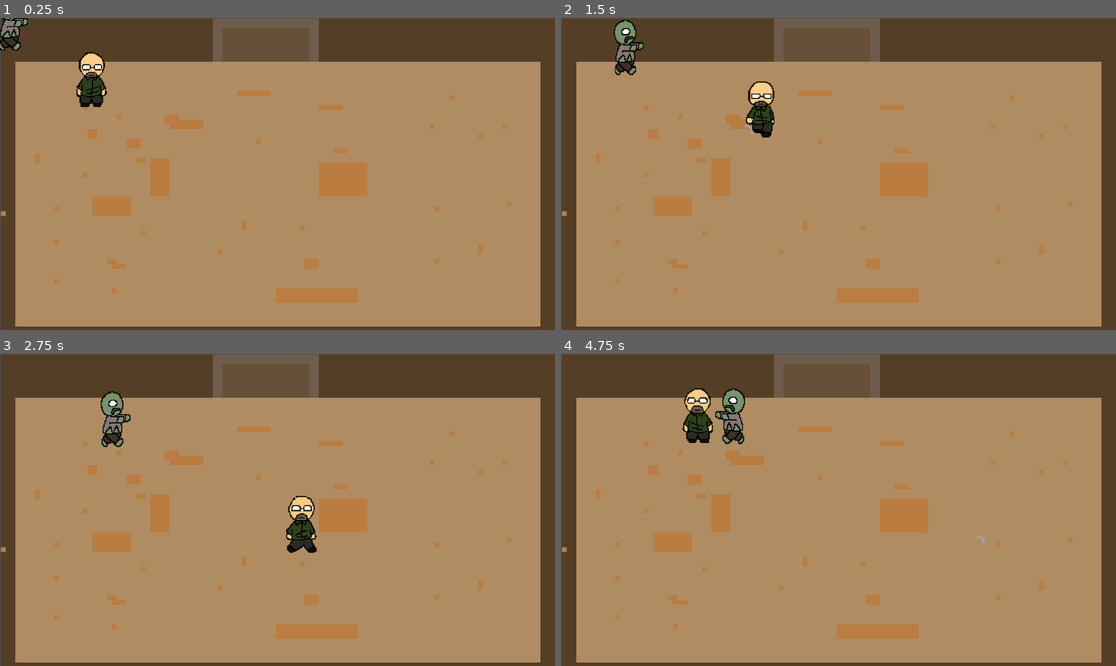
Above: before the commit, frames 1-4 (two rows, left to right).
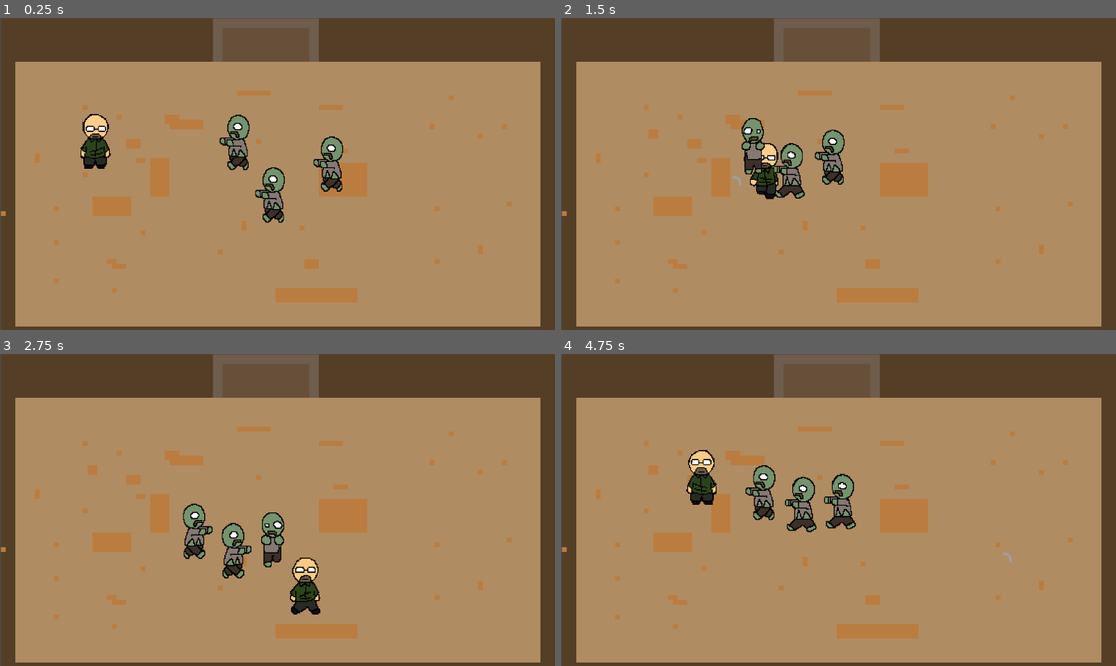
Above: after the commit, the same moments.

Repository: bcorrigall/ratknight
Game: Godot game, scene res://main.tscn
Same seed, same stepped clock (60 frames per second), same inputs: the game is played once before the commit and once after it.
Inputs (mouse positions are in pixels of both pictures, inside the frame that each line leads up to):
- Up to frame 1 (0.25 s): no input
- Up to frame 2 (1.5 s): move the mouse to (960, 158) at 0.52 s; hold Right (move_right) 0.53-1.28 s; hold Shift (dash, bound only after the commit) 0.53-1.28 s; move the mouse to (727, 189) at 1.27 s; hold S (move_down) from 1.28 s (still down); click (727, 189) at 1.35 s
- Up to frame 3 (2.75 s): tap Shift (dash, bound only after the commit) at 1.55 s; move the mouse to (333, 441) at 2.02 s; release S (move_down) at 2.03 s; hold Right (move_right) from 2.03 s (still down); hold Shift (dash, bound only after the commit) from 2.03 s (still down)
- Up to frame 4 (4.75 s): move the mouse to (810, 572) at 2.77 s; release Right (move_right) at 2.78 s; release Shift (dash, bound only after the commit) at 2.78 s; hold Up (move_up) 2.78-3.53 s; tap Shift (dash, bound only after the commit) at 2.85, 3.8, 4.35 s; move the mouse to (1005, 556) at 3.52 s; press the mouse at (1005, 556) at 3.53 s; hold A (move_left) from 3.53 s (still down); move the mouse to (672, 463) at 4.27 s; release the mouse at (672, 463) at 4.28 s

The runs differ from the first frame. In frame 1, 3.7% of the frame differs, in the area x 0-62%, y 0-66%; in frame 2, 3.7%; in frame 3, 4.1%; in frame 4, 4.1%, in the area x 21-82%, y 10-67%.

Commit message:
main update

Diff:
--- a/Weapon.gd
+++ b/Weapon.gd
@@ -21,16 +21,15 @@
 func fire():
 	attack = attack_scene.instantiate()
 
-
 	attack.damage = damage
 	attack.position = global_position
 	attack.direction = (get_global_mouse_position() - global_position).normalized()
 	get_parent().get_parent().add_child(attack)
 	print(attack.position)
 	print(position)
+
 	timed_out = true
 	$Timer.start(rate_of_fire)
 
-
 func _on_timer_timeout():
 	timed_out = false
--- a/enemy.gd
+++ b/enemy.gd
@@ -2,8 +2,8 @@
 
 
 @export var SPEED = 100.0
-var Health = 100
-var Damage = 10
+@export var Health = 100
+@export var Damage = 10
 var playerposition
 var targetposition
 @onready var player = get_parent().get_node("theRat")
--- a/enemy.tscn
+++ b/enemy.tscn
@@ -61,5 +61,4 @@
 animation = &"side"
 
 [node name="CollisionShape2D" type="CollisionShape2D" parent="."]
-position = Vector2(1327, 9)
 shape = SubResource("CapsuleShape2D_0oxnu")
--- a/main.tscn
+++ b/main.tscn
@@ -31,7 +31,7 @@
 
 [node name="theRat" parent="." instance=ExtResource("2_fgrnw")]
 z_index = 1
-position = Vector2(192, 130)
+position = Vector2(200, 258)
 
 [node name="TileMap" type="TileMap" parent="."]
 editor_description = "work
@@ -43,3 +43,12 @@
 
 [node name="Enemy" parent="." instance=ExtResource("3_d7vqg")]
 z_index = 1
+position = Vector2(713, 309)
+
+[node name="Enemy3" parent="." instance=ExtResource("3_d7vqg")]
+z_index = 1
+position = Vector2(591, 378)
+
+[node name="Enemy2" parent="." instance=ExtResource("3_d7vqg")]
+z_index = 1
+position = Vector2(519, 262)
--- a/playerMovement.gd
+++ b/playerMovement.gd
@@ -2,6 +2,8 @@
 
 @export var speed = 300
 @export var health = 100
+var dash_timed_out
+var dash_cooldown = 2
 
 var screen_size
 
@@ -13,6 +15,11 @@
 func start(_pos):
 	pass
 
+func dash():
+	if (!dash_timed_out):
+		dash_timed_out = true
+		$Timer.start(dash_cooldown)
+		print("dash")
 
 func _process(delta):
 	var velocity = Vector2.ZERO # The player's movement vector.
@@ -24,6 +31,8 @@
 		velocity.y += 1
 	if Input.is_action_pressed("move_up"):
 		velocity.y -= 1
+	if Input.is_action_pressed("dash"):
+		dash()
 
 	if (velocity.y < 0):
 		$playerSprites.animation = "back"
@@ -45,3 +54,7 @@
 
 	position += velocity * delta
 	position = position.clamp(Vector2.ZERO, screen_size)
+
+
+func _on_timer_timeout():
+	dash_timed_out = false
--- a/project.godot
+++ b/project.godot
@@ -46,6 +46,11 @@
 "events": [Object(InputEventMouseButton,"resource_local_to_scene":false,"resource_name":"","device":-1,"window_id":0,"a …(253 unchanged characters)…
 ]
 }
+dash={
+"deadzone": 0.5,
+"events": [Object(InputEventKey,"resource_local_to_scene":false,"resource_name":"","device":0,"window_id":0,"alt_pressed":false,"shift_pressed":false,"ctrl_pressed":false,"meta_pressed":false,"pressed":false,"keycode":0,"physical_keycode":4194325,"key_label":0,"unicode":0,"echo":false,"script":null)
+]
+}
 
 [rendering]
 
--- a/the_rat.tscn
+++ b/the_rat.tscn
@@ -78,3 +78,7 @@
 [node name="Area2D" type="Area2D" parent="playerSprites"]
 
 [node name="Weapon" parent="." instance=ExtResource("13_5ikvp")]
+
+[node name="Timer" type="Timer" parent="."]
+
+[connection signal="timeout" from="Timer" to="." method="_on_timer_timeout"]
